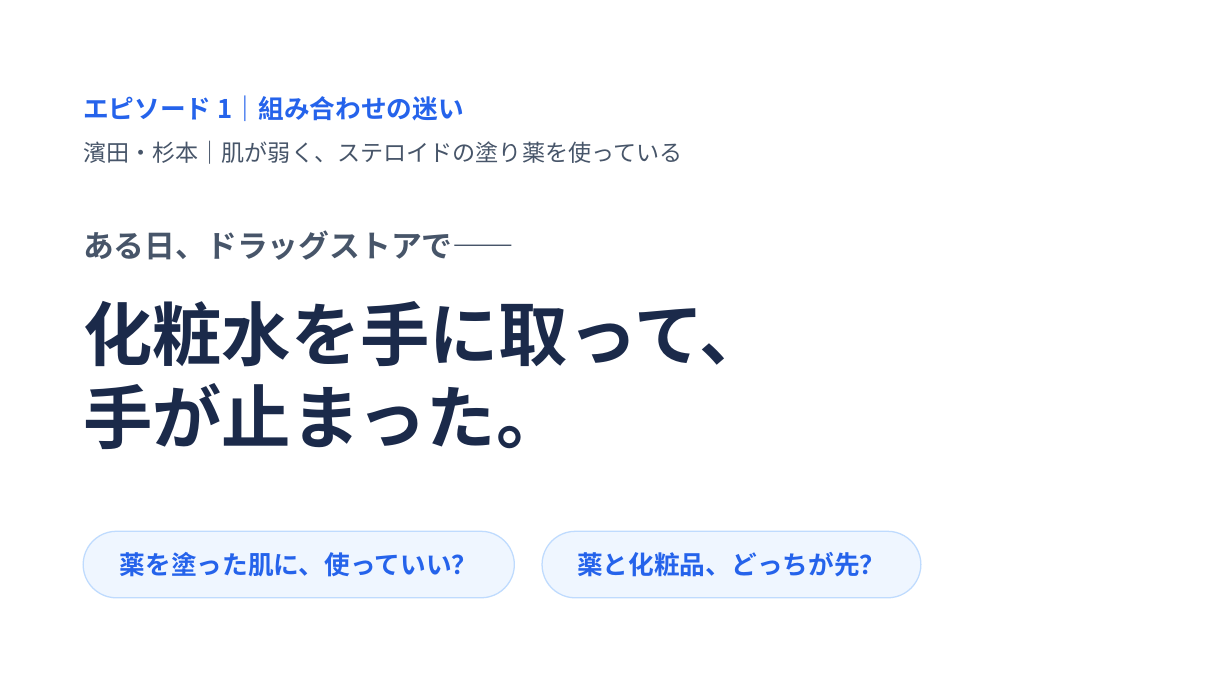
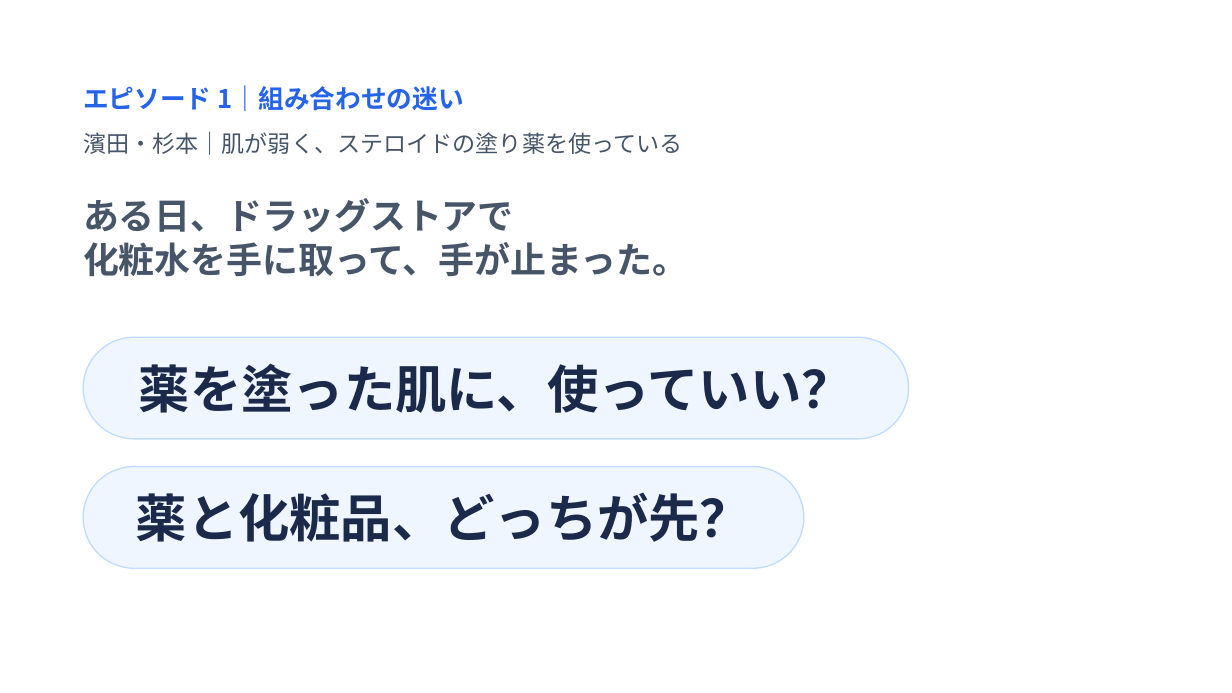
Before and after one commit to John-Frusciante/overlai, a slide deck: slide 2 of docs/ピッチ/Overlai_本選ピッチ.pptx. Drawn at 1232x693 pixels with LibreOffice and Linux fonts; fonts in the diff are those of the drawing. Boxes give left, top, right and bottom in pixels: in the first picture for what was removed or moved away, otherwise in the second. Text is boxed around its words. In the diff, an @@ line names an element or a change of style, - is before the commit and + after.

```diff
--- a/docs/ピッチ/Overlai_本選ピッチ.pptx
+++ b/docs/ピッチ/Overlai_本選ピッチ.pptx
@@ text "エピソード 1｜組み合わせの迷い": place and size @@
-text "エピソード 1｜組み合わせの迷い" at bbox=[83, 95, 465, 121]
+text "エピソード 1｜組み合わせの迷い" at bbox=[83, 85, 465, 111]
@@ text "濱田・杉本｜肌が弱く、ステロイドの塗り薬を使っている": place and size @@
-text "濱田・杉本｜肌が弱く、ステロイドの塗り薬を使っている" at bbox=[83, 140, 682, 164]
+text "濱田・杉本｜肌が弱く、ステロイドの塗り薬を使っている" at bbox=[83, 131, 682, 155]
@@ text at bbox=[83, 198, 688, 277]: text changed; size 24 to 28 pt @@
-ある日、ドラッグストアで――
+ある日、ドラッグストアで
+化粧水を手に取って、手が止まった。
@@ text removed at bbox=[83, 301, 769, 449] @@
-化粧水を手に取って、
-手が止まった。
@@ rounded rectangle "薬を塗った肌に、使っていい？" at bbox=[83, 337, 909, 439]: size 20 to 40 pt, text colour #2563EB to #1B2A4A @@
@@ rounded rectangle "薬を塗った肌に、使っていい？": place and size @@
-rounded rectangle "薬を塗った肌に、使っていい？" at bbox=[83, 531, 515, 598]
+rounded rectangle "薬を塗った肌に、使っていい？" at bbox=[83, 337, 909, 439]
@@ rounded rectangle "薬と化粧品、どっちが先？": place and size @@
-rounded rectangle "薬と化粧品、どっちが先？" at bbox=[543, 531, 921, 598]
+rounded rectangle "薬と化粧品、どっちが先？" at bbox=[83, 467, 804, 568]
@@ rounded rectangle "薬と化粧品、どっちが先？" at bbox=[83, 467, 804, 568]: size 20 to 40 pt, text colour #2563EB to #1B2A4A @@
```
Also in this commit, not shown: 1 other slide changed, 6 other files.
